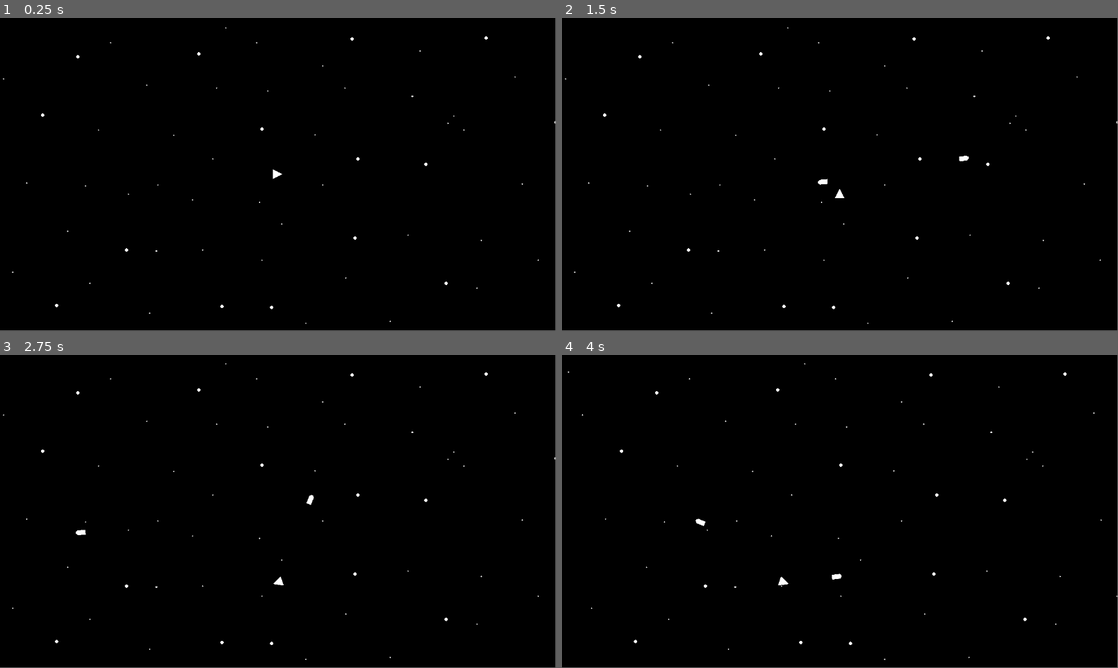
Above: before the commit, frames 1-4 (two rows, left to right).
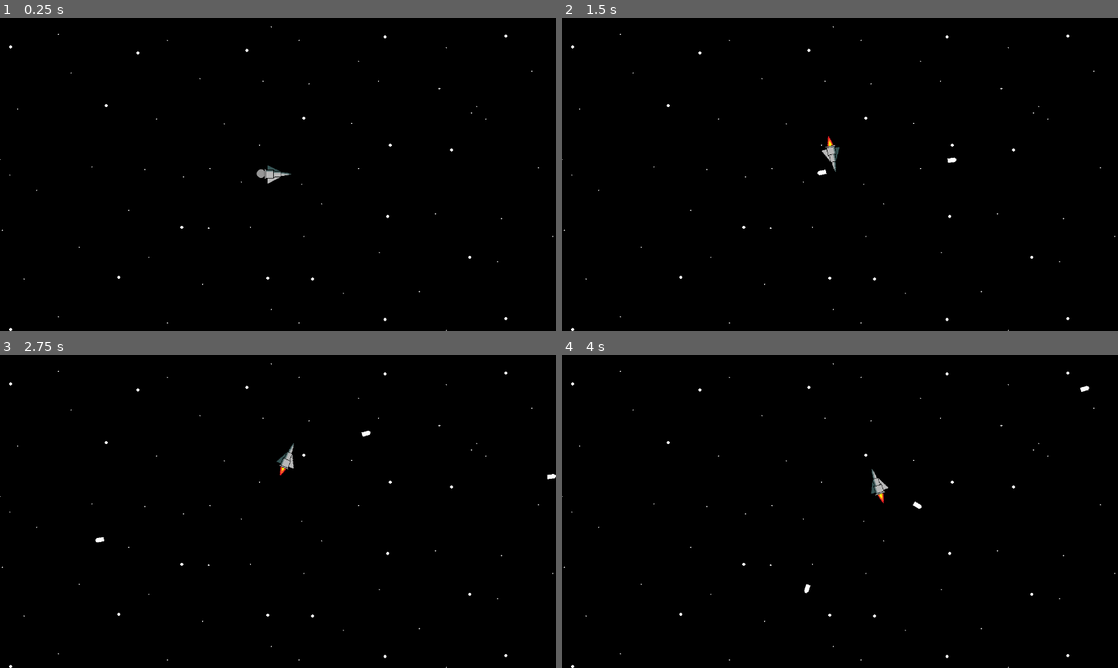
Above: after the commit, the same moments.

Repository: zestones/Space-Colony
Game: Godot game, scene res://src/Scenes/spacePrototype.tscn
Two runs of this game, one before a commit and one after it. Both use one fixed random seed, a clock stepped at 60 frames per second and the inputs below.
Inputs (mouse positions are in pixels of both pictures, inside the frame that each line leads up to):
- Up to frame 1 (0.25 s): no input
- Up to frame 2 (1.5 s): move the mouse to (962, 158) at 0.52 s; hold D (Right) 0.53-1.28 s; click (962, 158) at 0.6 s; move the mouse to (728, 190) at 1.27 s; hold S (Down) from 1.28 s (still down); click (728, 190) at 1.35 s
- Up to frame 3 (2.75 s): move the mouse to (333, 442) at 2.02 s; release S (Down) at 2.03 s; hold D (Right) from 2.03 s (still down); click (333, 442) at 2.1 s
- Up to frame 4 (4 s): move the mouse to (812, 574) at 2.77 s; release D (Right) at 2.78 s; hold W (Up) 2.78-3.53 s; click (812, 574) at 2.85 s; move the mouse to (1006, 558) at 3.52 s; hold A (Left) from 3.53 s (still down); click (1006, 558) at 3.6 s
In our replay, the window is 799x449 before the commit and 800x450 after it. These sizes can differ from the game's own. Grey fills any space a smaller window leaves; there, only what the larger window draws over its background counts as a difference.

The runs differ from the first frame. In frame 1, 0.4% of the frame differs, in the area x 0-100%, y 2-100%; in frame 2, 0.6%; in frame 3, 0.6%; in frame 4, 0.6%.

Commit message:
Revised the spaceship movement to allow for the ship's rotation to align to your inputs.
The controlled rotation boolean in the spaceship's metadata now allows you to keep the old system, or have the ship move in the direction of your WASD input, and then it rotates accordingly to line up with that.

The default is also currently set to uniform rotation, but non-uniform movement, so the ship does use acceleration (this can be adjusted though). I have also added in a new drag variable that reduces your spaceship's speed by the given amount each second on whichever axes currently have no directional input.

Diff:
--- a/game/project.godot
+++ b/game/project.godot
@@ -13,6 +13,11 @@
 config/name="Spacegame Team"
 run/main_scene="res://src/Scenes/spacePrototype.tscn"
 config/features=PackedStringArray("4.2", "Mobile")
+
+[display]
+
+window/size/viewport_width=1280
+window/size/viewport_height=720
 
 [dotnet]
 
--- a/game/src/Player/Spaceship/spaceship.gd
+++ b/game/src/Player/Spaceship/spaceship.gd
@@ -4,24 +4,38 @@
 var bulletID = preload ("res://src/Player/Spaceship/Bullet/bullet.tscn");
 #var linear_velocity = Vector2.ZERO;
 var angular_velocity = 0;
+@onready var anim = get_node("AnimatedSprite2D");
 
 func _process(delta):
 	direction = Vector2(cos(rotation), sin(rotation));
-	var input = Input.get_vector("Left", "Right", "Down", "Up").normalized();#Vector2(Input.get_axis("Left", "Right"), Input.get_axis("Down", "Up"));
-
-	if get_meta("uniformRotation"):
-		angular_velocity = input.x * get_meta("maxRotationalSpeed");
+	var input = Input.get_vector("Left", "Right", "Up", "Down").normalized();
+	if get_meta("controlledRotation"):
+		if get_meta("uniformRotation"):
+			angular_velocity = input.x * get_meta("maxRotationalSpeed");
+		else:
+			angular_velocity += input.x * get_meta("rotationalAcceleration") * delta;
+		if get_meta("uniformMovement"):
+			velocity = direction * -input.y * get_meta("maxSpeed");
+		else:
+			velocity += direction * -input.y * get_meta("acceleration") * delta;
 	else:
-		angular_velocity += input.x * get_meta("rotationalAcceleration") * delta;
-
-	if get_meta("uniformMovement"):
-		velocity = direction * input.y * get_meta("maxSpeed");
-	else:
-		velocity += direction * input.y * get_meta("acceleration") * delta;
+		if input != Vector2.ZERO:
+			rotation = rotate_toward(rotation, input.angle(), deg_to_rad(get_meta("maxRotationalSpeed")) * delta);
+		if get_meta("uniformMovement"):
+			velocity = input * get_meta("maxSpeed");
+		else:
+			velocity += input * get_meta("acceleration") * delta;
 
 	angular_velocity = clampf(angular_velocity, -get_meta("maxRotationalSpeed"), get_meta("maxRotationalSpeed"));
 	if velocity.length() > get_meta("maxSpeed"):
 		velocity = velocity.limit_length(get_meta("maxSpeed"));
+
+	if input.x == 0:
+		velocity.x = move_toward(velocity.x, 0, get_meta("drag") * delta);
+		print_debug("xvel = " + str(velocity.x));
+	if input.y == 0:
+		velocity.y = move_toward(velocity.y, 0, get_meta("drag") * delta);
+		print_debug("yvel = " + str(velocity.y));
 
 	if Input.is_action_just_pressed("Fire"):
 		var bullet = bulletID.instantiate();
@@ -30,4 +44,10 @@
 
 	move_and_slide();
 	rotate(deg_to_rad(angular_velocity) * delta);
-	print_debug(str(angular_velocity) + ", " + str(rotation_degrees));
+	animate(input);
+
+func animate(input):
+	if input == Vector2.ZERO:
+		anim.play("Idle");
+	else:
+		anim.play("Moving");
--- a/game/src/Player/Spaceship/spaceship.tscn
+++ b/game/src/Player/Spaceship/spaceship.tscn
@@ -1,19 +1,198 @@
-[gd_scene load_steps=2 format=3 uid="uid://bfl6g7v0iluf"]
+[gd_scene load_steps=27 format=3 uid="uid://bfl6g7v0iluf"]
 
 [ext_resource type="Script" path="res://src/Player/Spaceship/spaceship.gd" id="1_7fy6d"]
+[ext_resource type="Texture2D" uid="uid://b1c1k1lcw12d0" path="res://assets/environment/props/spaceshipIdlePlaceholder.png" id="2_t3fgr"]
+[ext_resource type="Texture2D" uid="uid://cqg6wd7pevk7v" path="res://assets/environment/props/spaceshipMovingPlaceholder.png" id="3_d8doq"]
+
+[sub_resource type="AtlasTexture" id="AtlasTexture_4kfos"]
+atlas = ExtResource("2_t3fgr")
+region = Rect2(0, 0, 96, 44)
+
+[sub_resource type="AtlasTexture" id="AtlasTexture_jefmc"]
+atlas = ExtResource("2_t3fgr")
+region = Rect2(96, 0, 96, 44)
+
+[sub_resource type="AtlasTexture" id="AtlasTexture_qoyls"]
+atlas = ExtResource("2_t3fgr")
+region = Rect2(192, 0, 96, 44)
+
+[sub_resource type="AtlasTexture" id="AtlasTexture_qhjt1"]
+atlas = ExtResource("2_t3fgr")
+region = Rect2(288, 0, 96, 44)
+
+[sub_resource type="AtlasTexture" id="AtlasTexture_n12la"]
+atlas = ExtResource("2_t3fgr")
+region = Rect2(384, 0, 96, 44)
+
+[sub_resource type="AtlasTexture" id="AtlasTexture_n4s45"]
+atlas = ExtResource("2_t3fgr")
+region = Rect2(480, 0, 96, 44)
+
+[sub_resource type="AtlasTexture" id="AtlasTexture_0rfyi"]
+atlas = ExtResource("2_t3fgr")
+region = Rect2(576, 0, 96, 44)
+
+[sub_resource type="AtlasTexture" id="AtlasTexture_lpqvs"]
+atlas = ExtResource("2_t3fgr")
+region = Rect2(672, 0, 96, 44)
+
+[sub_resource type="AtlasTexture" id="AtlasTexture_rejvn"]
+atlas = ExtResource("2_t3fgr")
+region = Rect2(768, 0, 96, 44)
+
+[sub_resource type="AtlasTexture" id="AtlasTexture_5no7x"]
+atlas = ExtResource("2_t3fgr")
+region = Rect2(864, 0, 96, 44)
+
+[sub_resource type="AtlasTexture" id="AtlasTexture_564dc"]
+atlas = ExtResource("2_t3fgr")
+region = Rect2(960, 0, 96, 44)
+
+[sub_resource type="AtlasTexture" id="AtlasTexture_q58o4"]
+atlas = ExtResource("2_t3fgr")
+region = Rect2(1056, 0, 96, 44)
+
+[sub_resource type="AtlasTexture" id="AtlasTexture_mhb0h"]
+atlas = ExtResource("3_d8doq")
+region = Rect2(0, 0, 96, 44)
+
+[sub_resource type="AtlasTexture" id="AtlasTexture_egigg"]
+atlas = ExtResource("3_d8doq")
+region = Rect2(96, 0, 96, 44)
+
+[sub_resource type="AtlasTexture" id="AtlasTexture_e7j72"]
+atlas = ExtResource("3_d8doq")
+region = Rect2(192, 0, 96, 44)
+
+[sub_resource type="AtlasTexture" id="AtlasTexture_lfj3f"]
+atlas = ExtResource("3_d8doq")
+region = Rect2(288, 0, 96, 44)
+
+[sub_resource type="AtlasTexture" id="AtlasTexture_b1l4e"]
+atlas = ExtResource("3_d8doq")
+region = Rect2(384, 0, 96, 44)
+
+[sub_resource type="AtlasTexture" id="AtlasTexture_jdrqb"]
+atlas = ExtResource("3_d8doq")
+region = Rect2(480, 0, 96, 44)
+
+[sub_resource type="AtlasTexture" id="AtlasTexture_8lhdu"]
+atlas = ExtResource("3_d8doq")
+region = Rect2(576, 0, 96, 44)
+
+[sub_resource type="AtlasTexture" id="AtlasTexture_tp5jw"]
+atlas = ExtResource("3_d8doq")
+region = Rect2(672, 0, 96, 44)
+
+[sub_resource type="AtlasTexture" id="AtlasTexture_5u4ie"]
+atlas = ExtResource("3_d8doq")
+region = Rect2(768, 0, 96, 44)
+
+[sub_resource type="AtlasTexture" id="AtlasTexture_j32mb"]
+atlas = ExtResource("3_d8doq")
+region = Rect2(864, 0, 96, 44)
+
+[sub_resource type="SpriteFrames" id="SpriteFrames_up8ee"]
+animations = [{
+"frames": [{
+"duration": 1.0,
+"texture": SubResource("AtlasTexture_4kfos")
+}, {
+"duration": 1.0,
+"texture": SubResource("AtlasTexture_jefmc")
+}, {
+"duration": 1.0,
+"texture": SubResource("AtlasTexture_qoyls")
+}, {
+"duration": 1.0,
+"texture": SubResource("AtlasTexture_qhjt1")
+}, {
+"duration": 1.0,
+"texture": SubResource("AtlasTexture_n12la")
+}, {
+"duration": 1.0,
+"texture": SubResource("AtlasTexture_n4s45")
+}, {
+"duration": 1.0,
+"texture": SubResource("AtlasTexture_0rfyi")
+}, {
+"duration": 1.0,
+"texture": SubResource("AtlasTexture_lpqvs")
+}, {
+"duration": 1.0,
+"texture": SubResource("AtlasTexture_rejvn")
+}, {
+"duration": 1.0,
+"texture": SubResource("AtlasTexture_5no7x")
+}, {
+"duration": 1.0,
+"texture": SubResource("AtlasTexture_564dc")
+}, {
+"duration": 1.0,
+"texture": SubResource("AtlasTexture_q58o4")
+}],
+"loop": true,
+"name": &"Idle",
+"speed": 12.0
+}, {
+"frames": [{
+"duration": 1.0,
+"texture": SubResource("AtlasTexture_mhb0h")
+}, {
+"duration": 1.0,
+"texture": SubResource("AtlasTexture_egigg")
+}, {
+"duration": 1.0,
+"texture": SubResource("AtlasTexture_e7j72")
+}, {
+"duration": 1.0,
+"texture": SubResource("AtlasTexture_lfj3f")
+}, {
+"duration": 1.0,
+"texture": SubResource("AtlasTexture_b1l4e")
+}, {
+"duration": 1.0,
+"texture": SubResource("AtlasTexture_jdrqb")
+}, {
+"duration": 1.0,
+"texture": SubResource("AtlasTexture_8lhdu")
+}, {
+"duration": 1.0,
+"texture": SubResource("AtlasTexture_tp5jw")
+}, {
+"duration": 1.0,
+"texture": SubResource("AtlasTexture_5u4ie")
+}, {
+"duration": 1.0,
+"texture": SubResource("AtlasTexture_j32mb")
+}],
+"loop": true,
+"name": &"Moving",
+"speed": 12.0
+}]
 
 [node name="Spaceship" type="CharacterBody2D"]
 script = ExtResource("1_7fy6d")
-metadata/uniformRotation = true
+metadata/uniformRotation = false
 metadata/uniformMovement = true
 metadata/maxSpeed = 200.0
-metadata/acceleration = 50.0
+metadata/acceleration = 100.0
 metadata/maxRotationalSpeed = 360.0
 metadata/rotationalAcceleration = 180.0
+metadata/controlledRotation = true
+metadata/drag = 66.0
+
+[node name="AnimatedSprite2D" type="AnimatedSprite2D" parent="."]
+sprite_frames = SubResource("SpriteFrames_up8ee")
+animation = &"Moving"
+offset = Vector2(-16, 0)
 
 [node name="Polygon2D2" type="Polygon2D" parent="."]
+visible = false
 position = Vector2(-30, -20)
 polygon = PackedVector2Array(20, 10, 40, 20, 20, 30)
 
-[node name="CollisionPolygon2D2" type="CollisionPolygon2D" parent="."]
+[node name="Collider" type="CollisionPolygon2D" parent="."]
+position = Vector2(3.5, 1.90735e-06)
+scale = Vector2(2.84375, 1.9375)
 polygon = PackedVector2Array(-10, -10, 10, 0, -10, 10)
--- a/game/src/Scenes/spacePrototype.tscn
+++ b/game/src/Scenes/spacePrototype.tscn
@@ -10,18 +10,18 @@
 b = Vector2(4000, 0)
 
 [sub_resource type="SegmentShape2D" id="SegmentShape2D_x25mi"]
-b = Vector2(0, -649)
+b = Vector2(0, 720)
 
 [node name="Node2D" type="Node2D"]
 
 [node name="Spaceship" parent="." instance=ExtResource("1_mxnnf")]
-position = Vector2(2092, 324)
+position = Vector2(2000, 360)
 
 [node name="Camera2D" type="Camera2D" parent="Spaceship"]
 limit_left = 0
 limit_top = 0
 limit_right = 4000
-limit_bottom = 650
+limit_bottom = 720
 position_smoothing_speed = 20.0
 drag_horizontal_enabled = true
 drag_vertical_enabled = true
@@ -34,15 +34,15 @@
 shape = SubResource("SegmentShape2D_hit8a")
 
 [node name="Bottom" type="CollisionShape2D" parent="WorldBorder"]
-position = Vector2(0, 649)
+position = Vector2(0, 720)
 shape = SubResource("SegmentShape2D_7ijal")
 
 [node name="Left" type="CollisionShape2D" parent="WorldBorder"]
-position = Vector2(-1, 649)
+position = Vector2(-1, 0)
 shape = SubResource("SegmentShape2D_x25mi")
 
 [node name="Right" type="CollisionShape2D" parent="WorldBorder"]
-position = Vector2(4000, 650)
+position = Vector2(4000, 0)
 shape = SubResource("SegmentShape2D_x25mi")
 
 [node name="ParallaxBackground" type="ParallaxBackground" parent="."]
Binary file added: game/assets/environment/props/spaceshipIdlePlaceholder.png
Not shown, added: game/assets/environment/props/spaceshipIdlePlaceholder.png.import
Binary file added: game/assets/environment/props/spaceshipMovingPlaceholder.png
Not shown, added: game/assets/environment/props/spaceshipMovingPlaceholder.png.import
